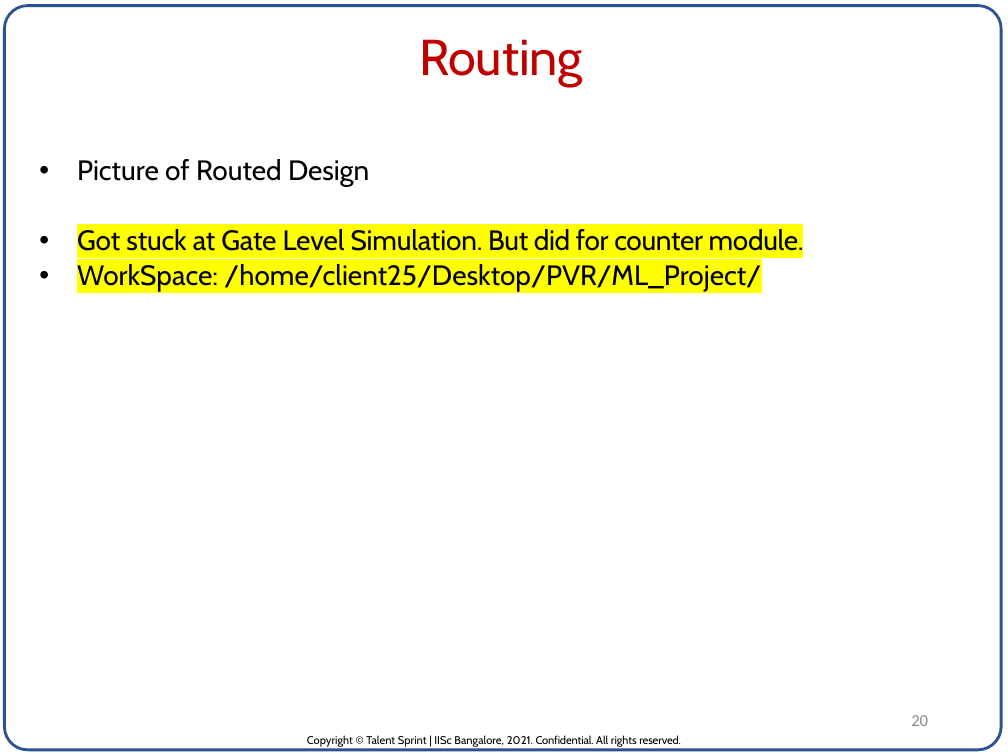
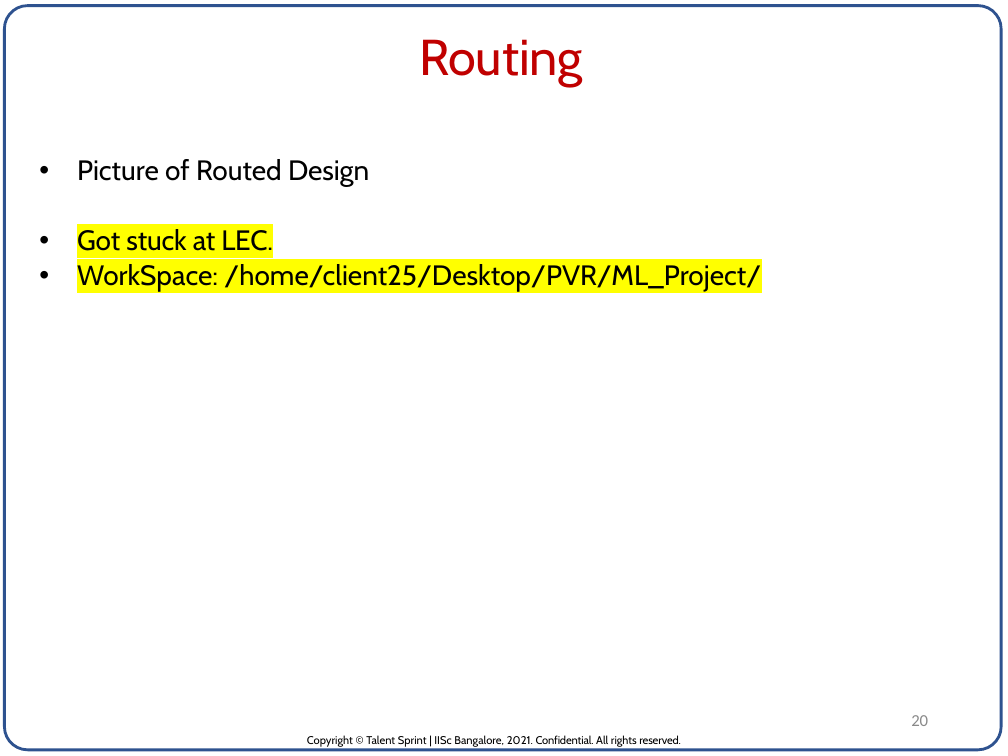
Before and after one commit to pvrajeshkumar/IISC_DVLSI_ML_Project, a slide deck: slide 20 of Project_Report/ASIC for Neural Network inference_P_V_Rajesh_Kumar.pptx. Drawn at 1008x756 pixels with LibreOffice and Linux fonts; fonts in the diff are those of the drawing. Boxes give left, top, right and bottom in pixels: in the first picture for what was removed or moved away, otherwise in the second. Text is boxed around its words. In the diff, an @@ line names an element or a change of style, - is before the commit and + after.

```diff
--- a/Project_Report/ASIC for Neural Network inference_P_V_Rajesh_Kumar.pptx
+++ b/Project_Report/ASIC for Neural Network inference_P_V_Rajesh_Kumar.pptx
@@ text at bbox=[77, 229, 273, 251]: text changed @@
-• Got stuck at Gate Level Simulation. But did for counter module.
+• Got stuck at LEC.
```
Also in this commit, not shown: 6 other slides changed.
